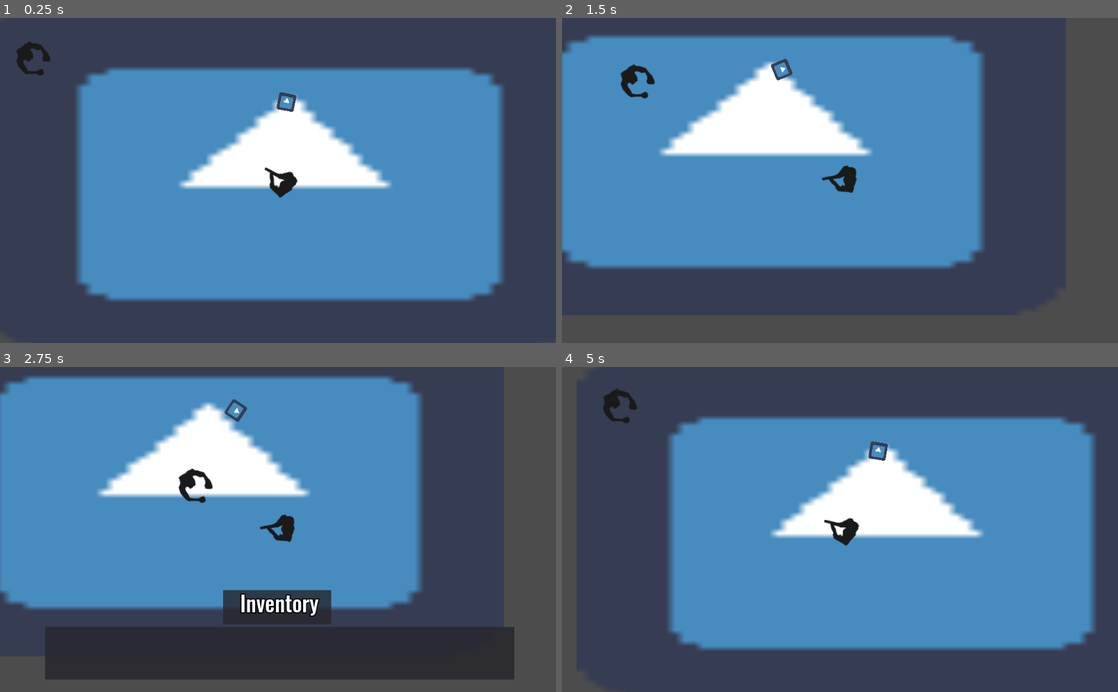
Above: before the commit, frames 1-4 (two rows, left to right).
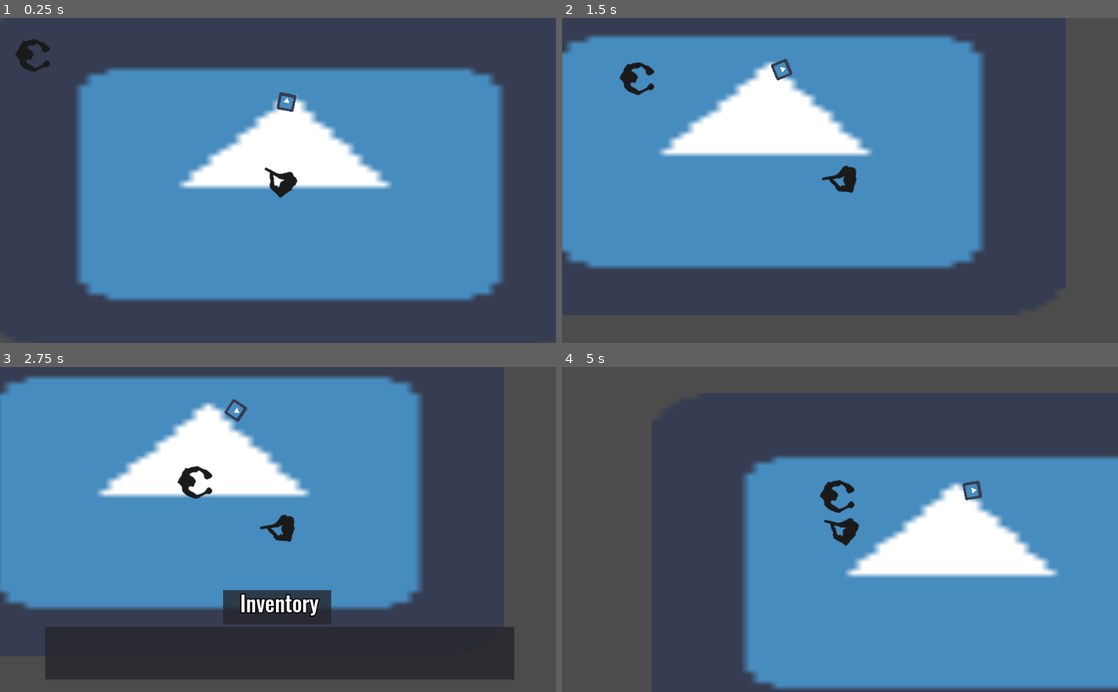
Above: after the commit, the same moments.

Repository: StrawberryGameJam/ZombieGame2020
Game: Godot game, scene res://Scenes/Main.tscn
The game is run twice, just before and just after one commit, with the same random seed, the same clock (stepped at 60 frames per second) and the same inputs. The engine's default icon, where the game draws it, is replaced by a stand-in: a white triangle on a blue panel in a dark square.
Inputs (mouse positions are in pixels of both pictures, inside the frame that each line leads up to):
- Up to frame 1 (0.25 s): no input
- Up to frame 2 (1.5 s): tap Enter (ui_accept) at 0.5, 0.77 s; move the mouse to (962, 164) at 0.52 s; hold Right (ui_right) 0.53-1.28 s; click (962, 164) at 0.6 s; move the mouse to (728, 196) at 1.27 s; hold Down (ui_down) from 1.28 s (still down); click (728, 196) at 1.35 s
- Up to frame 3 (2.75 s): tap Enter (ui_accept) at 1.52 s; move the mouse to (333, 458) at 2.02 s; release Down (ui_down) at 2.03 s; hold Right (ui_right) from 2.03 s (still down); click (333, 458) at 2.1 s
- Up to frame 4 (5 s): move the mouse to (812, 594) at 2.77 s; release Right (ui_right) at 2.78 s; hold Up (ui_up) 2.78-3.53 s; click (812, 594) at 2.85 s; tap Enter (ui_accept) at 3.02, 3.77, 4.52 s; move the mouse to (1006, 578) at 3.52 s; hold Left (ui_left) from 3.53 s (still down); click (1006, 578) at 3.6 s; move the mouse to (673, 480) at 4.27 s; click (673, 480) at 4.35 s

The runs differ from the first frame. In frame 1, 0.3% of the frame differs, in the area x 2-10%, y 6-18%; in frame 2, 0.3%; in frame 3, 0.3%; in frame 4, 40%, in the area x 7-100%, y 6-100%.

Commit message:
oioi

Diff:
--- /dev/null
+++ b/Scenes/Main.gd
@@ -0,0 +1,13 @@
+extends Node2D
+
+# Declare member variables here. Examples:
+# var a = 2
+# var b = "text"
+
+# Called when the node enters the scene tree for the first time.
+func _ready():
+	pass # Replace with function body.
+
+# Called every frame. 'delta' is the elapsed time since the previous frame.
+#func _process(delta):
+#	pass
--- a/Scenes/Main.tscn
+++ b/Scenes/Main.tscn
@@ -1,26 +1,34 @@
-[gd_scene load_steps=6 format=2]
+[gd_scene load_steps=9 format=2]
 
-[ext_resource path="res://Scenes/Player/Player.tscn" type="PackedScene" id=1]
+[ext_resource path="res://Scenes/Main.gd" type="Script" id=1]
 [ext_resource path="res://icon.png" type="Texture" id=2]
-[ext_resource path="res://Scenes/Inter.gd" type="Script" id=3]
-[ext_resource path="res://Scenes/Zombies/default/Zombie.tscn" type="PackedScene" id=4]
+[ext_resource path="res://Scenes/Player/Player.tscn" type="PackedScene" id=3]
+[ext_resource path="res://Scenes/Inter.gd" type="Script" id=4]
+[ext_resource path="res://Scenes/Zombies/default/Zombie.tscn" type="PackedScene" id=5]
+[ext_resource path="res://Scenes/Zombies/default/Zombie.gd" type="Script" id=6]
 
 [sub_resource type="CircleShape2D" id=1]
 radius = 20.8585
 
+[sub_resource type="NavigationPolygon" id=2]
+vertices = PoolVector2Array( -103.804, -76.0627, 928.385, -65.9925, 920.832, 523.111, -101.287, 540.733 )
+polygons = [ PoolIntArray( 0, 1, 2, 3 ) ]
+outlines = [ PoolVector2Array( -103.804, -76.0627, 928.385, -65.9925, 920.832, 523.111, -101.287, 540.733 ) ]
+
 [node name="Main" type="Node2D"]
+script = ExtResource( 1 )
 
 [node name="icon" type="Sprite" parent="."]
 position = Vector2( 519.886, 244.474 )
 scale = Vector2( 17.2762, 9.90706 )
 texture = ExtResource( 2 )
 
-[node name="Player" parent="." instance=ExtResource( 1 )]
+[node name="Player" parent="." instance=ExtResource( 3 )]
 position = Vector2( 506.672, 252.2 )
 
 [node name="Inter" type="Area2D" parent="."]
 position = Vector2( 521.238, 107.398 )
-script = ExtResource( 3 )
+script = ExtResource( 4 )
 ICON_POS = Vector2( 20, -20 )
 ICON_SCALE = Vector2( 0.5, 0.5 )
 
@@ -31,4 +39,16 @@
 scale = Vector2( 0.5, 0.5 )
 texture = ExtResource( 2 )
 
-[node name="Zombie" parent="." instance=ExtResource( 4 )]
+[node name="Zombie" parent="." instance=ExtResource( 5 )]
+script = ExtResource( 6 )
+
+[node name="Navigation2D" type="Navigation2D" parent="Zombie"]
+
+[node name="Navigation2D" type="Navigation2D" parent="."]
+position = Vector2( 90.6313, 17.6227 )
+
+[node name="NavigationPolygonInstance" type="NavigationPolygonInstance" parent="Navigation2D"]
+position = Vector2( -19.7196, 2.57213 )
+rotation = 18.8496
+scale = Vector2( 0.91, 1 )
+navpoly = SubResource( 2 )
--- a/Scenes/Zombies/default/Zombie.gd
+++ b/Scenes/Zombies/default/Zombie.gd
@@ -1,9 +1,11 @@
 extends KinematicBody2D
 
-const MOVE_SPEED = 200
+const SPEED = 200
 
 onready var raycast = $RayCast2D
+onready var map_navigation = get_parent().get_node("Navigation2D")
 
+var destination
 var player = null
 
 func _ready():
@@ -12,10 +14,29 @@
 func _physics_process(delta):
 	if player == null:
 		return
-	var vec_to_player = player.global_position - global_position
-	vec_to_player = vec_to_player.normalized()
-	global_rotation = atan2(vec_to_player.y, vec_to_player.x)
-	move_and_collide(vec_to_player * MOVE_SPEED * delta)
+
+	destination = map_navigation.get_closest_point(player.get_global_position())
+	var path_to_destination = map_navigation.get_simple_path(get_global_position(), destination)
+	var starting_point = get_global_position()
+	var move_dist = SPEED * delta
+
+	for point in range(path_to_destination.size()):
+		var distance_to_next_point = starting_point.distance_to(path_to_destination[0])
+		if move_dist <= distance_to_next_point:
+			var move_rotation = get_angle_to(starting_point.linear_interpolate(path_to_destination[0], move_dist / distance_to_next_point))
+			var motion = Vector2(SPEED, 0).rotated(move_rotation)
+			move_and_slide(motion)
+			break
+
+		move_dist -= distance_to_next_point
+		starting_point = path_to_destination[0]
+		path_to_destination.remove(0)
+
+
+#	var vec_to_player = player.global_position - global_position
+#	vec_to_player = vec_to_player.normalized()
+#	global_rotation = atan2(vec_to_player.y, vec_to_player.x)
+#	move_and_slide(vec_to_player * SPEED)
 
 	if raycast.is_colliding():
 		var coll = raycast.get_collider()
--- a/Scenes/Zombies/default/Zombie.tscn
+++ b/Scenes/Zombies/default/Zombie.tscn
@@ -1,20 +1,18 @@
-[gd_scene load_steps=4 format=2]
+[gd_scene load_steps=3 format=2]
 
-[ext_resource path="res://Scenes/Zombies/default/Zombie.gd" type="Script" id=1]
-[ext_resource path="res://Scenes/Zombies/default/zombie.png" type="Texture" id=2]
+[ext_resource path="res://Scenes/Zombies/default/zombie.png" type="Texture" id=1]
 
 [sub_resource type="CircleShape2D" id=1]
 radius = 30.0
 
 [node name="Zombie" type="KinematicBody2D"]
-script = ExtResource( 1 )
 
 [node name="CollisionShape2D" type="CollisionShape2D" parent="."]
 shape = SubResource( 1 )
 
 [node name="Sprite" type="Sprite" parent="."]
 position = Vector2( 13.2352, 0.630249 )
-texture = ExtResource( 2 )
+texture = ExtResource( 1 )
 
 [node name="RayCast2D" type="RayCast2D" parent="."]
 enabled = true
--- /dev/null
+++ b/Scenes/foda.tscn
@@ -0,0 +1,95 @@
+[gd_scene load_steps=9 format=2]
+
+[ext_resource path="res://icon.png" type="Texture" id=1]
+[ext_resource path="res://Scenes/Player/Player.tscn" type="PackedScene" id=2]
+[ext_resource path="res://Scenes/Inter.gd" type="Script" id=3]
+[ext_resource path="res://Scenes/Zombies/default/Zombie.tscn" type="PackedScene" id=4]
+[ext_resource path="res://Scenes/Zombies/default/Zombie.gd" type="Script" id=5]
+
+[sub_resource type="CircleShape2D" id=1]
+radius = 20.8585
+
+[sub_resource type="RectangleShape2D" id=2]
+extents = Vector2( 32.4751, 107.107 )
+
+[sub_resource type="NavigationPolygon" id=3]
+vertices = PoolVector2Array( -38.4813, -130.294, 1072.56, -143.926, 314.846, -35.8215, 239.688, -37.4917, 1061.2, 562.689, 303.155, 251.45, -29.3929, 553.6, 84.3611, 254.79, 82.6909, 179.632, 241.358, 182.972 )
+polygons = [ PoolIntArray( 0, 1, 2, 3 ), PoolIntArray( 2, 1, 4, 5 ), PoolIntArray( 5, 4, 6, 7 ), PoolIntArray( 7, 6, 0, 8 ), PoolIntArray( 8, 0, 3, 9 ) ]
+outlines = [ PoolVector2Array( -38.4813, -130.294, 1072.56, -143.926, 1061.2, 562.689, -29.3929, 553.6 ), PoolVector2Array( 239.688, -37.4917, 314.846, -35.8215, 303.155, 251.45, 84.3611, 254.79, 82.6909, 179.632, 241.358, 182.972 ) ]
+
+[node name="Main" type="Node2D"]
+
+[node name="icon" type="Sprite" parent="."]
+position = Vector2( 519.886, 244.474 )
+scale = Vector2( 17.2762, 9.90706 )
+texture = ExtResource( 1 )
+
+[node name="Player" parent="." instance=ExtResource( 2 )]
+position = Vector2( 506.672, 252.2 )
+
+[node name="Inter" type="Area2D" parent="."]
+position = Vector2( 521.238, 107.398 )
+script = ExtResource( 3 )
+ICON_POS = Vector2( 20, -20 )
+ICON_SCALE = Vector2( 0.5, 0.5 )
+
+[node name="CollisionShape2D" type="CollisionShape2D" parent="Inter"]
+shape = SubResource( 1 )
+
+[node name="icon" type="Sprite" parent="Inter"]
+scale = Vector2( 0.5, 0.5 )
+texture = ExtResource( 1 )
+
+[node name="Zombie" parent="." instance=ExtResource( 4 )]
+position = Vector2( 41.7546, 86.8495 )
+script = ExtResource( 5 )
+
+[node name="StaticBody2D" type="StaticBody2D" parent="."]
+position = Vector2( 274.223, 88.2823 )
+__meta__ = {
+"_edit_group_": true
+}
+
+[node name="icon" type="Sprite" parent="StaticBody2D"]
+position = Vector2( 0, 0.773785 )
+scale = Vector2( 1, 3.32134 )
+texture = ExtResource( 1 )
+
+[node name="CollisionShape2D" type="CollisionShape2D" parent="StaticBody2D"]
+position = Vector2( 0, 2.32133 )
+shape = SubResource( 2 )
+
+[node name="StaticBody2D2" type="StaticBody2D" parent="."]
+position = Vector2( 194.815, 222.878 )
+rotation = 1.58765
+
+[node name="icon" type="Sprite" parent="StaticBody2D2"]
+position = Vector2( 0, 0.773785 )
+scale = Vector2( 1, 3.32134 )
+texture = ExtResource( 1 )
+
+[node name="CollisionShape2D" type="CollisionShape2D" parent="StaticBody2D2"]
+position = Vector2( 0, 2.32133 )
+shape = SubResource( 2 )
+
+[node name="StaticBody2D3" type="StaticBody2D" parent="."]
+position = Vector2( 194.815, 222.878 )
+rotation = 1.57323
+__meta__ = {
+"_edit_group_": true
+}
+
+[node name="icon" type="Sprite" parent="StaticBody2D3"]
+position = Vector2( 0, 0.773785 )
+scale = Vector2( 1, 3.32134 )
+texture = ExtResource( 1 )
+
+[node name="CollisionShape2D" type="CollisionShape2D" parent="StaticBody2D3"]
+position = Vector2( 0, 2.32133 )
+shape = SubResource( 2 )
+
+[node name="Navigation2D" type="Navigation2D" parent="."]
+
+[node name="NavigationPolygonInstance" type="NavigationPolygonInstance" parent="Navigation2D"]
+position = Vector2( -2.27209, 5.61243 )
+navpoly = SubResource( 3 )
